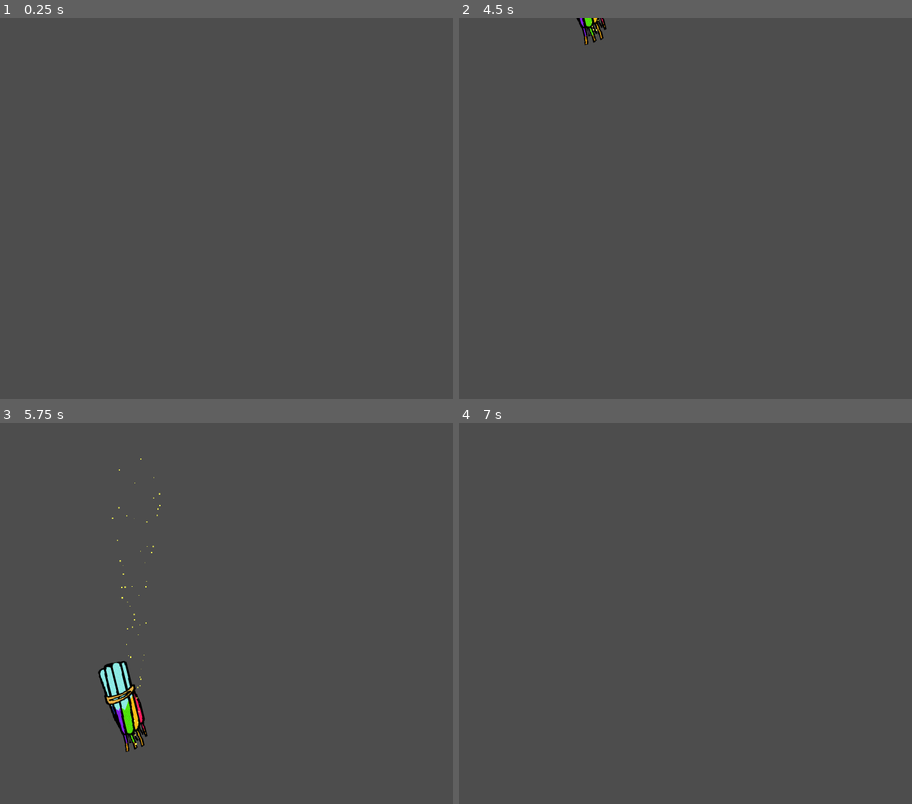
Above: before the commit, frames 1-4 (two rows, left to right).
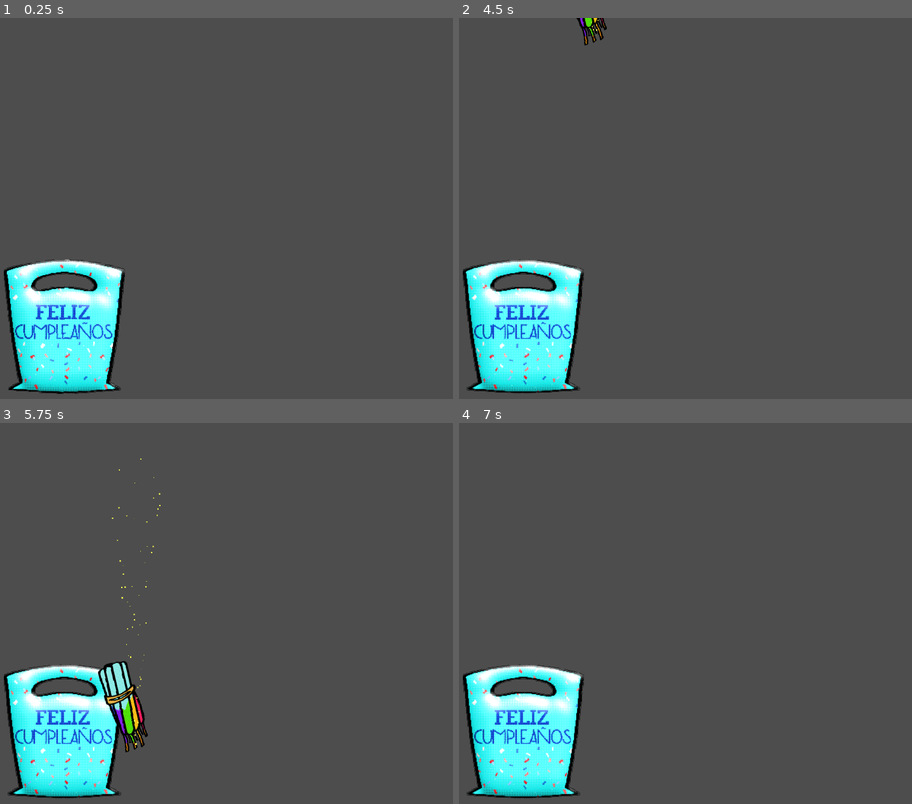
Above: after the commit, the same moments.

Repository: LucMat50/RGDCGameJam2026
Game: Godot game, scene res://Scenes/main_game.tscn
Same seed, same stepped clock (60 frames per second), same inputs: the game is played once before the commit and once after it.
Inputs (mouse positions are in pixels of both pictures, inside the frame that each line leads up to):
- Up to frame 1 (0.25 s): no input
- Up to frame 2 (4.5 s): drag from (513, 345) to (762, 124) at 0.52 s; tap Enter at 1.25 s; drag from (608, 227) to (513, 345) at 1.27 s; move the mouse to (762, 124) at 2.02 s; click (762, 124) at 2.17 s; drag from (685, 284) to (558, 151) at 2.77 s; move the mouse to (862, 265) at 3.52 s; click (862, 265) at 3.67 s; tap Space at 4.25 s; drag from (558, 151) to (513, 345) at 4.27 s
- Up to frame 3 (5.75 s): move the mouse to (122, 491) at 5.02 s; click (122, 491) at 5.17 s
- Up to frame 4 (7 s): drag from (635, 518) to (608, 632) at 5.77 s; move the mouse to (821, 594) at 6.52 s; click (821, 594) at 6.67 s

The runs differ from the first frame. In frame 1, 7.8% of the frame differs, in the area x 0-28%, y 63-99%; in frame 2, 7.8%, in the area x 0-33%, y 0-99%; in frame 3, 7.6%; in frame 4, 7.8%.

Commit message:
added bag + attempt at stun

Diff:
--- /dev/null
+++ b/rgdc-game-jam-2026/Assets/outline.gdshader
@@ -0,0 +1,30 @@
+shader_type canvas_item;
+uniform vec4 outline_color : source_color = vec4(0.0, 0.0, 0.0, 1.0);
+uniform bool corner_pixel = false;
+
+void fragment() {
+	// Called for every pixel the material is visible on.
+	vec4 base = texture(TEXTURE, UV);
+	if (base.a > 0.0) {
+		COLOR = base;
+	}
+	else{
+		vec2 image_pixel_size = TEXTURE_PIXEL_SIZE;
+		bool valid_side =
+			texture(TEXTURE, UV + vec2(-image_pixel_size.x, 0)).a > 0.0 ||
+			texture(TEXTURE, UV + vec2(image_pixel_size.x, 0)).a > 0.0 ||
+			texture(TEXTURE, UV + vec2(0, -image_pixel_size.y)).a > 0.0 ||
+			texture(TEXTURE, UV + vec2(0, image_pixel_size.y)).a > 0.0;
+
+		bool valid_corner =
+			texture(TEXTURE, UV + vec2(-image_pixel_size.x, -image_pixel_size.y)).a > 0.0 ||
+			texture(TEXTURE, UV + vec2(image_pixel_size.x, -image_pixel_size.y)).a > 0.0 ||
+			texture(TEXTURE, UV + vec2(-image_pixel_size.x, image_pixel_size.y)).a > 0.0 ||
+			texture(TEXTURE, UV + vec2(image_pixel_size.x, image_pixel_size.y)).a > 0.0;
+
+		if (valid_side || (corner_pixel && valid_corner)){
+			COLOR = outline_color;
+		}
+
+	}
+}
--- a/rgdc-game-jam-2026/Scenes/Firecracker/abejita.tscn
+++ b/rgdc-game-jam-2026/Scenes/Firecracker/abejita.tscn
@@ -70,14 +70,15 @@
 script = ExtResource("1_xjhhf")
 firecracker = true
 
-[node name="RigidBody2D" type="RigidBody2D" parent="." unique_id=1358118968 node_paths=PackedStringArray("detonation_timer")]
+[node name="RigidBody2D" type="RigidBody2D" parent="." unique_id=1358118968 node_paths=PackedStringArray("stun_timer", "detonation_timer")]
 script = ExtResource("2_ev5fy")
 danger_level = 1
 stun_time = 3.0
+stun_timer = NodePath("Stun")
 candy_tax = 2
 detonation_time = 5.0
 spark_offset = Vector2(31, -148)
-detonation_timer = NodePath("Timer")
+detonation_timer = NodePath("Detonation")
 
 [node name="AnimatedSprite2D" type="AnimatedSprite2D" parent="RigidBody2D" unique_id=254186480]
 position = Vector2(4, -1)
@@ -87,6 +88,8 @@
 [node name="CollisionPolygon2D" type="CollisionPolygon2D" parent="RigidBody2D" unique_id=2066316798]
 polygon = PackedVector2Array(-63, 8, -139, 19, -157, 28, -164, 41, -170, 55, -164, 72, -149, 83, -119, 87, -65, 83, -55, 84, -51, 115, -50, 147, -17, 145, 23, 141, 50, 138, 50, 113, 49, 86, 123, 82, 146, 72, 167, 53, 171, 21, 167, 2, 143, -7, 90, -5, 41, -2, 36, -46, -56, -36, -55, 6)
 
-[node name="Timer" type="Timer" parent="RigidBody2D" unique_id=675177434]
+[node name="Detonation" type="Timer" parent="RigidBody2D" unique_id=675177434]
+
+[node name="Stun" type="Timer" parent="RigidBody2D" unique_id=1779072097]
 
 [connection signal="input_event" from="RigidBody2D" to="." method="_on_rigid_body_2d_input_event"]
--- a/rgdc-game-jam-2026/Scenes/Firecracker/cara_de_diablo.tscn
+++ b/rgdc-game-jam-2026/Scenes/Firecracker/cara_de_diablo.tscn
@@ -30,21 +30,25 @@
 script = ExtResource("1_l3e67")
 firecracker = true
 
-[node name="RigidBody2D" type="RigidBody2D" parent="." unique_id=1511535332 node_paths=PackedStringArray("detonation_timer")]
+[node name="RigidBody2D" type="RigidBody2D" parent="." unique_id=1511535332 node_paths=PackedStringArray("stun_timer", "detonation_timer")]
 script = ExtResource("1_lw4e6")
 danger_level = 3
+stun_time = 3.0
+stun_timer = NodePath("Stun")
 candy_tax = 3
 detonation_time = 3.0
-spark_color = Color(0.52156866, 0.9529412, 0.10980392, 1)
 spark_offset = Vector2(74, 222)
-detonation_timer = NodePath("Timer")
+detonation_timer = NodePath("Detonation")
 
 [node name="AnimatedSprite2D" type="AnimatedSprite2D" parent="RigidBody2D" unique_id=1726887046]
 sprite_frames = SubResource("SpriteFrames_6br3h")
+autoplay = "default"
 
 [node name="CollisionPolygon2D" type="CollisionPolygon2D" parent="RigidBody2D" unique_id=611438471]
 polygon = PackedVector2Array(-167, -24, -102, 104, -18, 222, -8, 223, 11, 219, 81, 100, 249, -221, 143, -151, -188, -153, -246, -197)
 
-[node name="Timer" type="Timer" parent="RigidBody2D" unique_id=956544554]
+[node name="Detonation" type="Timer" parent="RigidBody2D" unique_id=956544554]
+
+[node name="Stun" type="Timer" parent="RigidBody2D" unique_id=1090935656]
 
 [connection signal="input_event" from="RigidBody2D" to="." method="_on_rigid_body_2d_input_event"]
--- a/rgdc-game-jam-2026/Scenes/Firecracker/cebollita.tscn
+++ b/rgdc-game-jam-2026/Scenes/Firecracker/cebollita.tscn
@@ -90,14 +90,15 @@
 script = ExtResource("1_l1wnr")
 firecracker = true
 
-[node name="RigidBody2D" type="RigidBody2D" parent="." unique_id=1195985898 node_paths=PackedStringArray("detonation_timer")]
+[node name="RigidBody2D" type="RigidBody2D" parent="." unique_id=1195985898 node_paths=PackedStringArray("stun_timer", "detonation_timer")]
 script = ExtResource("2_x25ci")
 danger_level = 1
 stun_time = 2.0
+stun_timer = NodePath("Stun")
 candy_tax = 1
 detonation_time = 6.0
 spark_offset = Vector2(-6, -107)
-detonation_timer = NodePath("Timer")
+detonation_timer = NodePath("Detonation")
 
 [node name="AnimatedSprite2D" type="AnimatedSprite2D" parent="RigidBody2D" unique_id=1488908273]
 sprite_frames = SubResource("SpriteFrames_7kuoq")
@@ -106,6 +107,8 @@
 [node name="CollisionPolygon2D" type="CollisionPolygon2D" parent="RigidBody2D" unique_id=1957939619]
 polygon = PackedVector2Array(6, -120, -17, -118, -10, -24, -23, 10, -32, 43, -31, 84, -16, 111, -10, 117, -1, 121, 12, 118, 20, 113, 30, 94, 33, 67, 32, 37, 22, 4, 10, -26)
 
-[node name="Timer" type="Timer" parent="RigidBody2D" unique_id=1305144193]
+[node name="Detonation" type="Timer" parent="RigidBody2D" unique_id=1305144193]
+
+[node name="Stun" type="Timer" parent="RigidBody2D" unique_id=2043803755]
 
 [connection signal="input_event" from="RigidBody2D" to="." method="_on_rigid_body_2d_input_event"]
--- a/rgdc-game-jam-2026/Scenes/Firecracker/chifladores.tscn
+++ b/rgdc-game-jam-2026/Scenes/Firecracker/chifladores.tscn
@@ -34,19 +34,24 @@
 script = ExtResource("1_jd8fd")
 firecracker = true
 
-[node name="RigidBody2D" type="RigidBody2D" parent="." unique_id=1402781533 node_paths=PackedStringArray("detonation_timer")]
+[node name="RigidBody2D" type="RigidBody2D" parent="." unique_id=1402781533 node_paths=PackedStringArray("stun_timer", "detonation_timer")]
 script = ExtResource("2_7lw44")
+stun_time = 3.0
+stun_timer = NodePath("Stun")
 detonation_time = 8.0
 spark_offset = Vector2(-10, -157)
-detonation_timer = NodePath("Timer")
+detonation_timer = NodePath("Detonation")
 
 [node name="AnimatedSprite2D" type="AnimatedSprite2D" parent="RigidBody2D" unique_id=81849150]
 sprite_frames = SubResource("SpriteFrames_3n3iu")
+autoplay = "default"
 
 [node name="CollisionShape2D" type="CollisionShape2D" parent="RigidBody2D" unique_id=53932387]
 position = Vector2(-4, 32)
 shape = SubResource("CapsuleShape2D_7mwx5")
 
-[node name="Timer" type="Timer" parent="RigidBody2D" unique_id=2014485242]
+[node name="Detonation" type="Timer" parent="RigidBody2D" unique_id=2014485242]
+
+[node name="Stun" type="Timer" parent="RigidBody2D" unique_id=307126884]
 
 [connection signal="input_event" from="RigidBody2D" to="." method="_on_rigid_body_2d_input_event"]
--- a/rgdc-game-jam-2026/Scenes/Firecracker/paloma.tscn
+++ b/rgdc-game-jam-2026/Scenes/Firecracker/paloma.tscn
@@ -30,18 +30,23 @@
 script = ExtResource("1_dosla")
 firecracker = true
 
-[node name="RigidBody2D" type="RigidBody2D" parent="." unique_id=674117760 node_paths=PackedStringArray("detonation_timer")]
+[node name="RigidBody2D" type="RigidBody2D" parent="." unique_id=674117760 node_paths=PackedStringArray("stun_timer", "detonation_timer")]
 script = ExtResource("2_ruk4v")
+stun_time = 5.0
+stun_timer = NodePath("Stun")
 detonation_time = 5.0
 spark_offset = Vector2(-28, 169)
-detonation_timer = NodePath("Timer")
+detonation_timer = NodePath("Detonation")
 
 [node name="AnimatedSprite2D" type="AnimatedSprite2D" parent="RigidBody2D" unique_id=1876582474]
 sprite_frames = SubResource("SpriteFrames_suwhm")
+autoplay = "default"
 
 [node name="CollisionPolygon2D" type="CollisionPolygon2D" parent="RigidBody2D" unique_id=1196119979]
 polygon = PackedVector2Array(6, -174, -129, -58, -234, 66, 8, 70, 229, 64, 129, -62)
 
-[node name="Timer" type="Timer" parent="RigidBody2D" unique_id=435056520]
+[node name="Detonation" type="Timer" parent="RigidBody2D" unique_id=435056520]
+
+[node name="Stun" type="Timer" parent="RigidBody2D" unique_id=1225818986]
 
 [connection signal="input_event" from="RigidBody2D" to="." method="_on_rigid_body_2d_input_event"]
--- a/rgdc-game-jam-2026/Scenes/Firecracker/pelota_de_humo.tscn
+++ b/rgdc-game-jam-2026/Scenes/Firecracker/pelota_de_humo.tscn
@@ -93,11 +93,12 @@
 script = ExtResource("1_olbto")
 firecracker = true
 
-[node name="RigidBody2D" type="RigidBody2D" parent="." unique_id=511008624 node_paths=PackedStringArray("detonation_timer")]
+[node name="RigidBody2D" type="RigidBody2D" parent="." unique_id=511008624 node_paths=PackedStringArray("stun_timer", "detonation_timer")]
 script = ExtResource("2_u6h0k")
+stun_timer = NodePath("Stun")
 detonation_time = 8.0
 spark_offset = Vector2(-117, -147)
-detonation_timer = NodePath("Timer")
+detonation_timer = NodePath("Detonation")
 
 [node name="AnimatedSprite2D" type="AnimatedSprite2D" parent="RigidBody2D" unique_id=647294473]
 sprite_frames = SubResource("SpriteFrames_d5noo")
@@ -107,6 +108,8 @@
 position = Vector2(2, 57)
 shape = SubResource("CircleShape2D_t0oq6")
 
-[node name="Timer" type="Timer" parent="RigidBody2D" unique_id=792099036]
+[node name="Detonation" type="Timer" parent="RigidBody2D" unique_id=792099036]
+
+[node name="Stun" type="Timer" parent="RigidBody2D" unique_id=566244332]
 
 [connection signal="input_event" from="RigidBody2D" to="." method="_on_rigid_body_2d_input_event"]
--- a/rgdc-game-jam-2026/Scenes/drop.tscn
+++ b/rgdc-game-jam-2026/Scenes/drop.tscn
@@ -1,19 +1,50 @@
 [gd_scene format=3 uid="uid://k8gxoiihtfr5"]
 
 [ext_resource type="Script" uid="uid://d10ymbdfyxykq" path="res://Scripts/drop.gd" id="1_lbfjw"]
+[ext_resource type="Texture2D" uid="uid://btd6ele0xmv4n" path="res://Assets/Bag/bag.png" id="2_pcs5o"]
+[ext_resource type="Shader" uid="uid://dawhn1paqsows" path="res://Assets/outline.gdshader" id="2_r0ybf"]
+
+[sub_resource type="ShaderMaterial" id="ShaderMaterial_1okqs"]
+shader = ExtResource("2_r0ybf")
+shader_parameter/outline_color = Color(0, 0, 0, 1)
+shader_parameter/corner_pixel = false
+
+[sub_resource type="AtlasTexture" id="AtlasTexture_r0ybf"]
+atlas = ExtResource("2_pcs5o")
+region = Rect2(0, 0, 478, 529)
+
+[sub_resource type="AtlasTexture" id="AtlasTexture_1okqs"]
+atlas = ExtResource("2_pcs5o")
+region = Rect2(478, 0, 478, 529)
 
 [sub_resource type="SpriteFrames" id="SpriteFrames_lbfjw"]
+animations = [{
+"frames": [{
+"duration": 1.0,
+"texture": SubResource("AtlasTexture_r0ybf")
+}, {
+"duration": 1.0,
+"texture": SubResource("AtlasTexture_1okqs")
+}],
+"loop": true,
+"name": &"default",
+"speed": 5.0
+}]
 
-[sub_resource type="CircleShape2D" id="CircleShape2D_h6prr"]
-radius = 171.41762
+[sub_resource type="CapsuleShape2D" id="CapsuleShape2D_ugth3"]
+radius = 232.5
+height = 538.0
 
 [node name="Drop" type="Area2D" unique_id=672994277 groups=["Candy"]]
 script = ExtResource("1_lbfjw")
 
 [node name="AnimatedSprite2D" type="AnimatedSprite2D" parent="." unique_id=328695264]
+material = SubResource("ShaderMaterial_1okqs")
 sprite_frames = SubResource("SpriteFrames_lbfjw")
+autoplay = "default"
 
 [node name="CollisionShape2D" type="CollisionShape2D" parent="." unique_id=2049303917]
-shape = SubResource("CircleShape2D_h6prr")
+position = Vector2(-5.5, 0)
+shape = SubResource("CapsuleShape2D_ugth3")
 
 [connection signal="input_event" from="." to="." method="_on_input_event"]
--- a/rgdc-game-jam-2026/Scenes/main_game.tscn
+++ b/rgdc-game-jam-2026/Scenes/main_game.tscn
@@ -7,7 +7,7 @@
 [node name="main_game" type="Node2D" unique_id=1499596178]
 
 [node name="Drop" parent="." unique_id=672994277 instance=ExtResource("3_0e3vx")]
-position = Vector2(223, 1285)
+position = Vector2(266, 1215)
 
 [node name="Spawners" type="Node2D" parent="." unique_id=1079325729]
 
--- a/rgdc-game-jam-2026/Scripts/Firecracker/firecracker.gd
+++ b/rgdc-game-jam-2026/Scripts/Firecracker/firecracker.gd
@@ -12,6 +12,7 @@
 #	Level 3: Will tear someone's limb off
 @export var danger_level: int
 @export var stun_time: float
+@export var stun_timer: Timer
 
 # amount of candy lost if put in inventory or blown up
 @export var candy_tax: int
@@ -39,6 +40,7 @@
 	spark_particles()
 	detonation_timer.start(detonation_time)
 	detonation_timer.timeout.connect(detonation)
+	stun_timer.timeout.connect(stun_finished)
 
 func _process(_delta: float) -> void:
 	missed()
@@ -66,4 +68,24 @@
 func detonation():
 	print("KABOOM")
 	boom.emit(danger_level, candy_tax, detonation_type)
+	if GameManager.hold:
+		stun()
+	else:
+		queue_free()
+
+#STUN
+#	sets stun time if player holds firework at time of detonation
+func stun():
 	queue_free()
+	print("STUN")
+	GameManager.hurt = true
+	GameManager.hold = false
+
+	print("Stun time: ", stun_time)
+	stun_timer.start(stun_time)
+
+# STUN FINISHED
+#	sets hurt to false so player can hold again
+func stun_finished():
+	GameManager.hurt = false
+	print("STUN FINISHED")
--- a/rgdc-game-jam-2026/Scripts/custom_cursor.gd
+++ b/rgdc-game-jam-2026/Scripts/custom_cursor.gd
@@ -29,8 +29,10 @@
 func _process(delta: float) -> void:
 	anim_timer += delta
 
-	if GameManager.hold:
+	if GameManager.hold and !GameManager.hurt:
 		hold_anim()
+	elif GameManager.hurt and !GameManager.hold:
+		hurt_anim()
 	else:
 		idle_anim()
 
--- a/rgdc-game-jam-2026/Scripts/pickable.gd
+++ b/rgdc-game-jam-2026/Scripts/pickable.gd
@@ -43,10 +43,11 @@
 #	Sends mouse position to START DRAG
 func _on_rigid_body_2d_input_event(_viewport: Node, event: InputEvent, _shape_idx: int) -> void:
 	if event is InputEventMouseButton and event.button_index == MOUSE_BUTTON_LEFT:
-		if event.is_pressed() and not is_held:
+		if event.is_pressed() and not is_held and not GameManager.hurt:
 			# True when mouse pressed on CollisionShape2D
+			print("HOLD")
 			is_held = true
-			GameManager.hold = is_held
+			GameManager.hold = true
 			crinkle.play()
 			# Set anchor to mouse position
 			start_drag(event.position)
@@ -99,7 +100,8 @@
 #	Sets held to false
 #	Deletes created anchor body from START DRAG
 func stop_drag():
+	print("STOP HOLDING")
 	is_held = false
-	GameManager.hold = is_held
+	GameManager.hold = false
 	if is_instance_valid(fake_body):
 		fake_body.queue_free()
Binary file added: rgdc-game-jam-2026/Assets/Bag/bag.png
Not shown, added: rgdc-game-jam-2026/Assets/Bag/bag.png.import
Not shown, added: rgdc-game-jam-2026/Assets/outline.gdshader.uid
